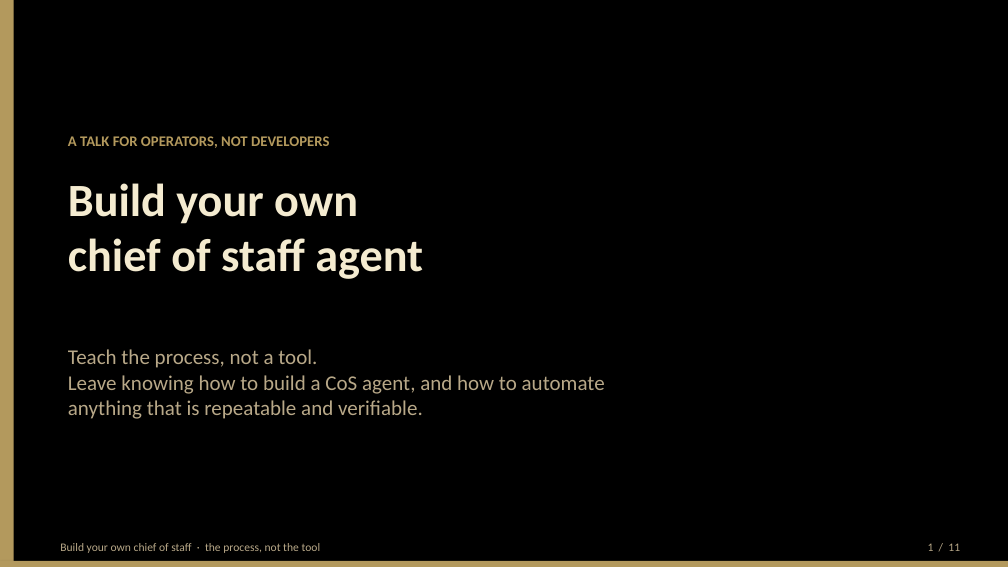
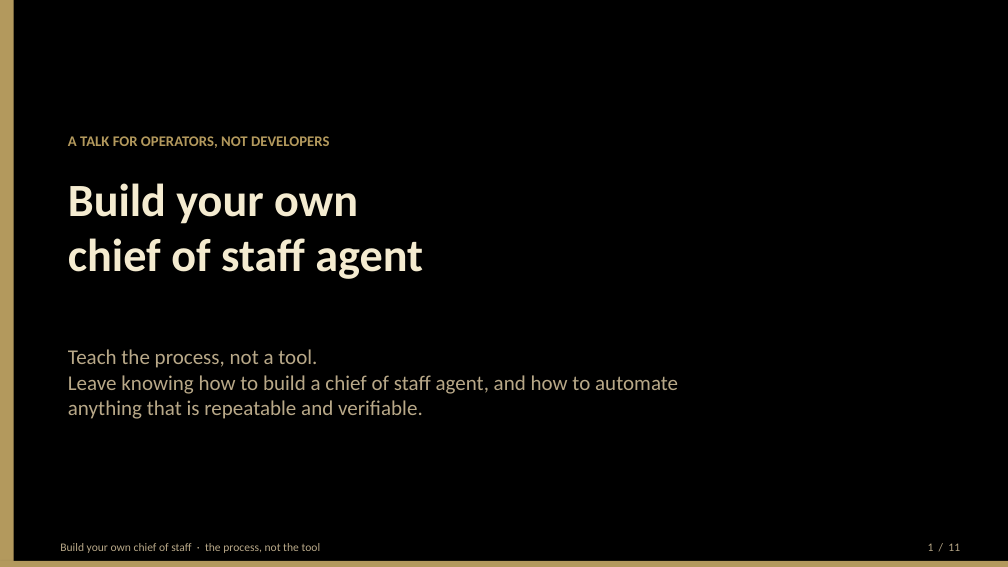
Before and after one commit to BittahCriminal/build-your-own-chief-of-staff, a slide deck: slide 1 of slides/building-your-own-chief-of-staff.pptx. Drawn at 1008x567 pixels with LibreOffice and Linux fonts; fonts in the diff are those of the drawing. Boxes give left, top, right and bottom in pixels: in the first picture for what was removed or moved away, otherwise in the second. Text is boxed around its words. In the diff, an @@ line names an element or a change of style, - is before the commit and + after.

```diff
--- a/slides/building-your-own-chief-of-staff.pptx
+++ b/slides/building-your-own-chief-of-staff.pptx
@@ text at (68,349,678,419): text changed @@
-Teach the process, not a tool.
-Leave knowing how to build a CoS agent, and how to automate
-anything that is repeatable and verifiable.
+Teach the process, not a tool.
+Leave knowing how to build a chief of staff agent, and how to automate
+anything that is repeatable and verifiable.
```
Also in this commit, not shown: 8 other slides changed, 1 other file.
